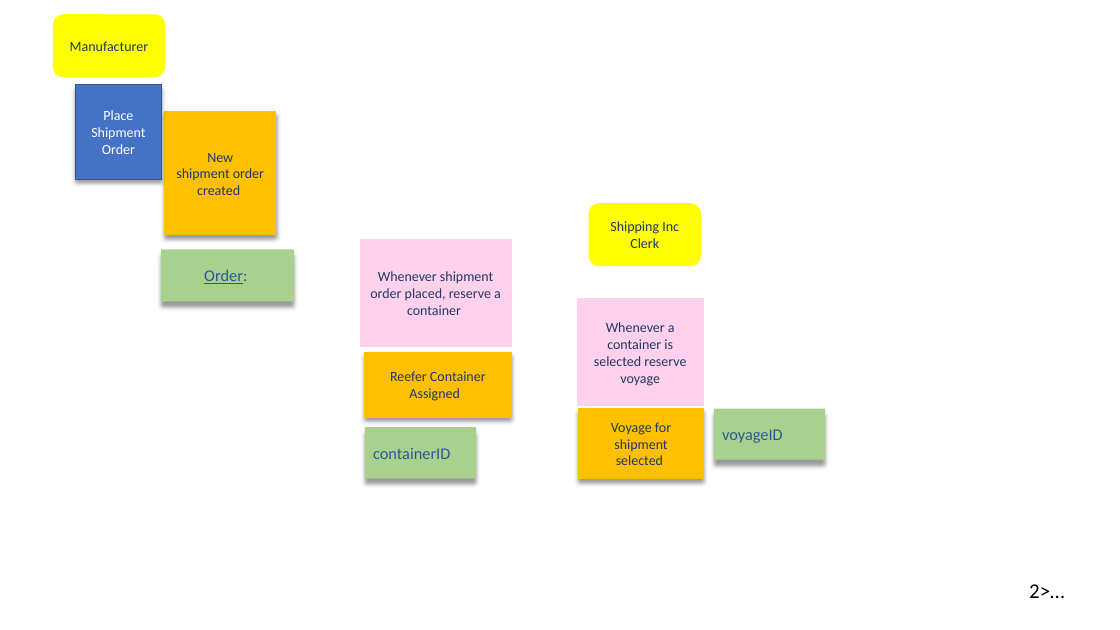
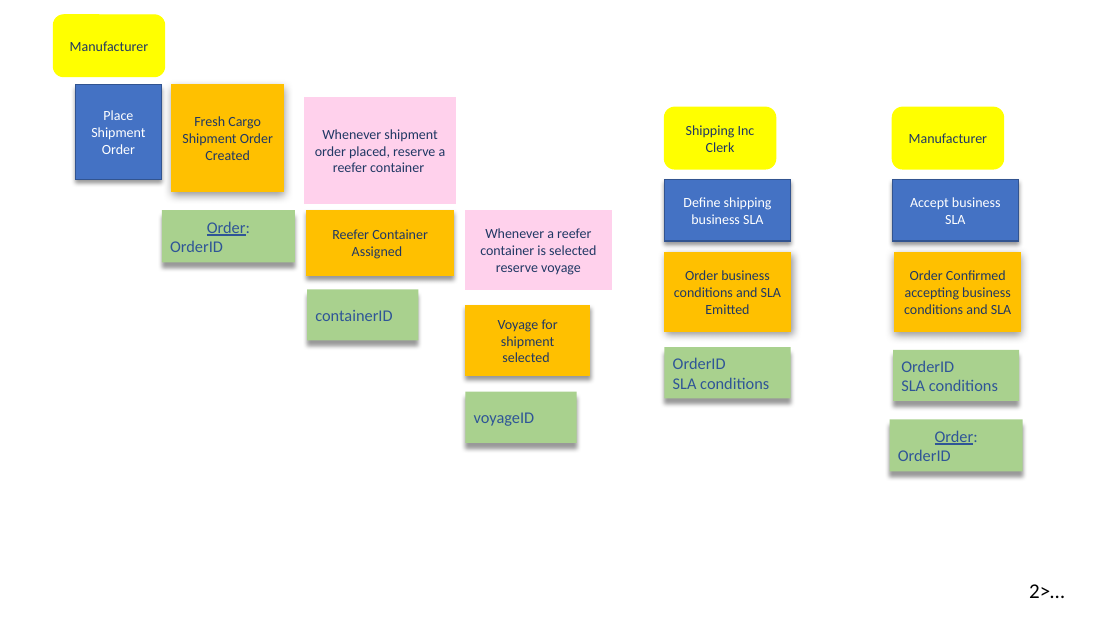
Before and after one commit to ibm-cloud-architecture/refarch-kc, a slide deck: slide 15 of analysis/kc-eventstorming.pptx. Drawn at 1120x630 pixels with LibreOffice and Linux fonts; fonts in the diff are those of the drawing. Boxes give left, top, right and bottom in pixels: in the first picture for what was removed or moved away, otherwise in the second. Text is boxed around its words. In the diff, an @@ line names an element or a change of style, - is before the commit and + after.

```diff
--- a/analysis/kc-eventstorming.pptx
+++ b/analysis/kc-eventstorming.pptx
@@ rectangle "Fresh Cargo Shipment Order Created": place and size @@
-rectangle "Fresh Cargo Shipment Order Created" at [165,112,276,234]
+rectangle "Fresh Cargo Shipment Order Created" at [172,85,283,192]
@@ rectangle "Fresh Cargo Shipment Order Created" at [172,85,283,192]: shadow changed @@
@@ text in rectangle at [182,116,273,160]: text changed @@
-New
-shipment order created
+Fresh Cargo Shipment Order Created
@@ 3 rectangles: place and size @@
-3 rectangles at [360,239,511,479]
+3 rectangles at [305,97,455,341]
@@ rounded rectangle "Shipping Inc Clerk": place and size @@
-rounded rectangle "Shipping Inc Clerk" at [589,204,700,266]
+rounded rectangle "Shipping Inc Clerk" at [665,108,776,170]
@@ rounded rectangle added at [892,108,1003,170], fill #FFFF00, outline #FFFF00 1 pt, 12 pt, text #203864 @@
+Manufacturer
@@ text in rectangle at [315,129,446,172]: text changed @@
-Whenever shipment order placed, reserve a container
+Whenever shipment order placed, reserve a reefer container
@@ rectangle added at [665,179,791,241], fill #4472C4, outline #325491 1 pt, 12 pt, text #FFFFFF @@
+Define shipping business SLA
@@ rectangle added at [892,179,1018,241], fill #4472C4, outline #325491 1 pt, 12 pt, text #FFFFFF @@
+Accept business SLA
@@ rectangle "Order:": place and size @@
-rectangle "Order:" at [161,250,295,302]
+rectangle "Order:" at [162,210,296,262]
@@ rectangle "Whenever a reefer container is ...": place and size @@
-rectangle "Whenever a reefer container is ..." at [577,299,703,406]
+rectangle "Whenever a reefer container is ..." at [465,210,612,289]
@@ text in rectangle at [480,228,596,275]: text changed @@
-Whenever a container is selected reserve voyage
+Whenever a reefer container is selected reserve voyage
@@ text in rectangle at [170,241,223,252]: paragraph added @@
+OrderID
@@ rectangle added at [665,252,791,331], fill #FFC000, outline #FFC000 1 pt, 12 pt, text #203864 @@
+Order business conditions and SLA
+Emitted
@@ rectangle added at [895,252,1021,331], fill #FFC000, outline #FFC000 1 pt, 12 pt, text #203864 @@
+Order Confirmed accepting business conditions and SLA
@@ rectangle "Voyage for shipment": place and size @@
-rectangle "Voyage for shipment" at [579,408,703,478]
+rectangle "Voyage for shipment" at [465,306,590,376]
@@ rectangle added at [665,347,791,398], fill #A9D18E, 14 pt, text #2F5597 @@
+OrderID
+SLA conditions
@@ rectangle added at [893,350,1019,402], fill #A9D18E, 14 pt, text #2F5597 @@
+OrderID
+SLA conditions
@@ rectangle "voyageID": place and size @@
-rectangle "voyageID" at [714,408,825,460]
+rectangle "voyageID" at [465,392,576,443]
@@ rectangle added at [890,419,1023,471], fill #A9D18E, 14 pt, text #2F5597 @@
+Order:
+OrderID
```
Also in this commit, not shown: 3 other slides changed, 41 other files.
